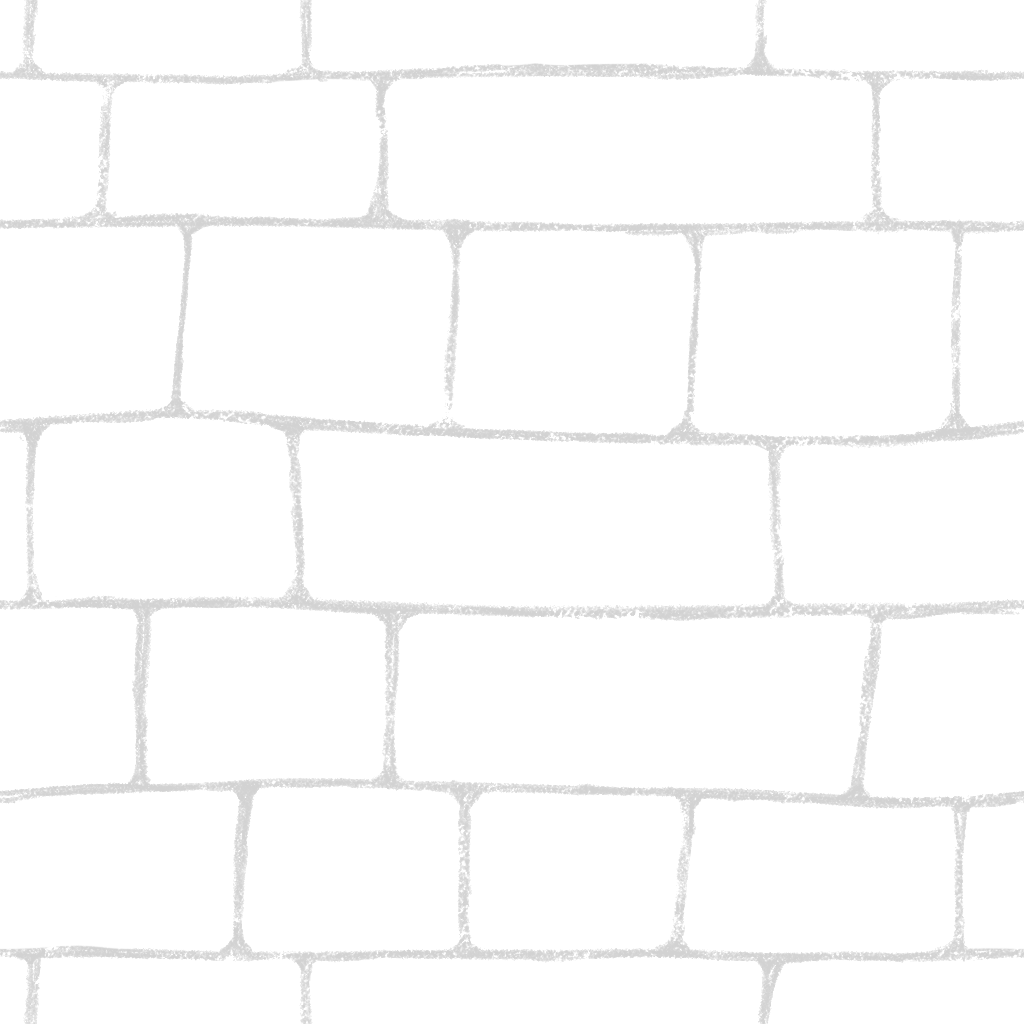
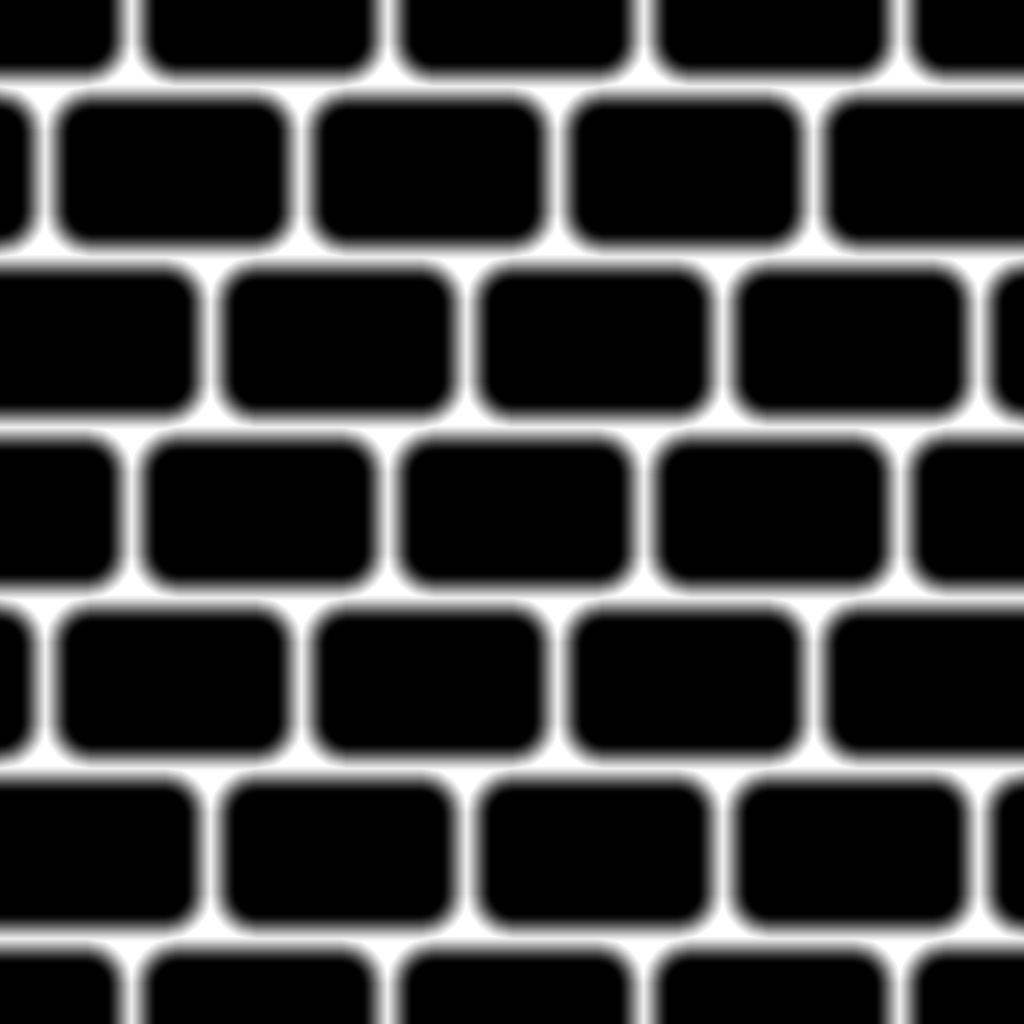
Before/after of a 1024x1024 layered artwork. What changed in the layer stack:
added layer "T_TEX_Moss_Mask" above "MossMask" over [0,0,1024,1024]
added layer "Fond 1" above "Moss" over [0,0,1024,1024]
hid "Moss White" over [0,0,1024,1024]
